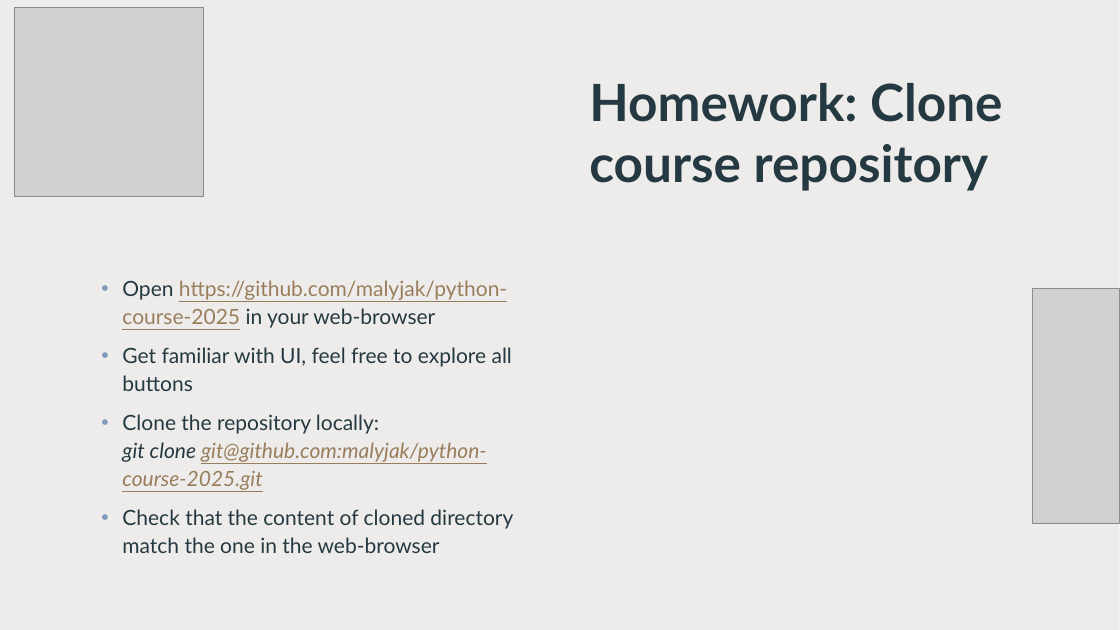
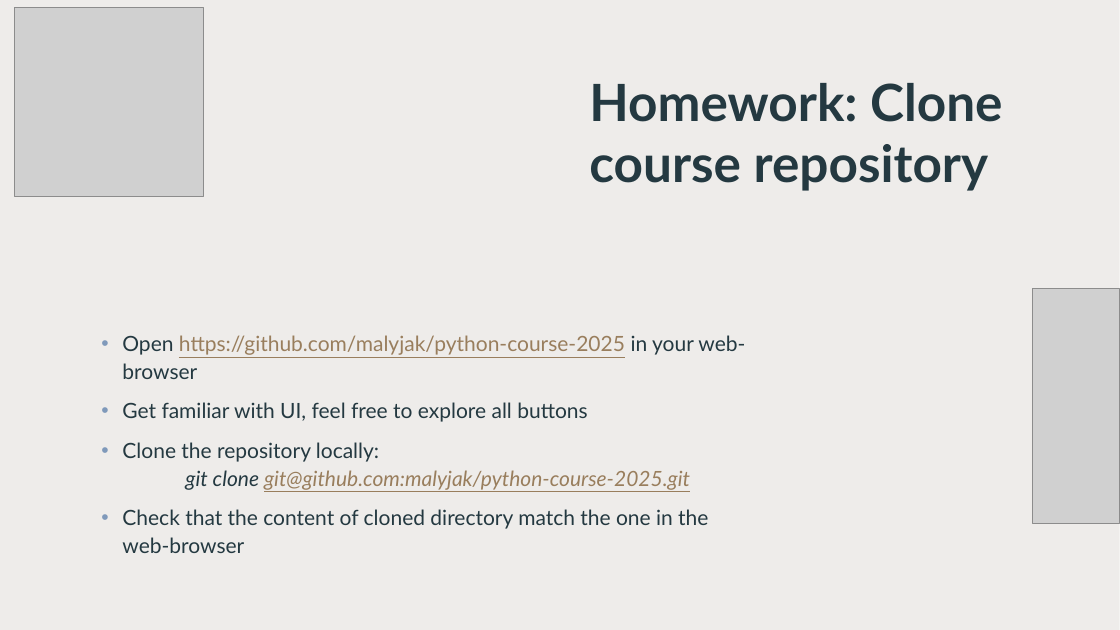
Before and after one commit to malyjak/python-course-2025, a slide deck: slide 21 of Lessons/Lesson_1_version_control_systems.pptx (slide 10 before the commit). Drawn at 1120x630 pixels with LibreOffice and Linux fonts; fonts in the diff are those of the drawing; grey boxes stand for pictures; background and template pictures are left out. Boxes give left, top, right and bottom in pixels: in the first picture for what was removed or moved away, otherwise in the second. Text is boxed around its words. In the diff, an @@ line names an element or a change of style, - is before the commit and + after.

```diff
--- a/Lessons/Lesson_1_version_control_systems.pptx
+++ b/Lessons/Lesson_1_version_control_systems.pptx
@@ text "Open https://github.com/malyjak/python-course-2025 in your w ..." rewrapped from (122, 280, 513, 553) to (122, 335, 745, 553) @@
```
Also in this commit, not shown: 3 other slides changed, 11 slides added.
